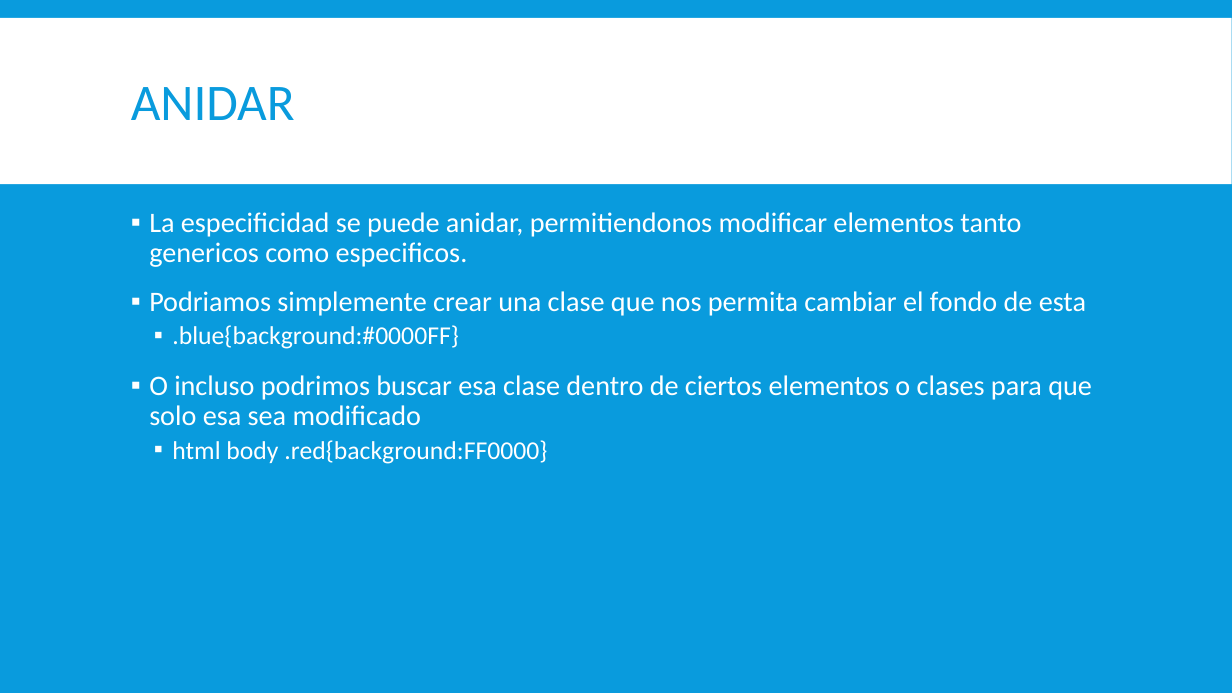
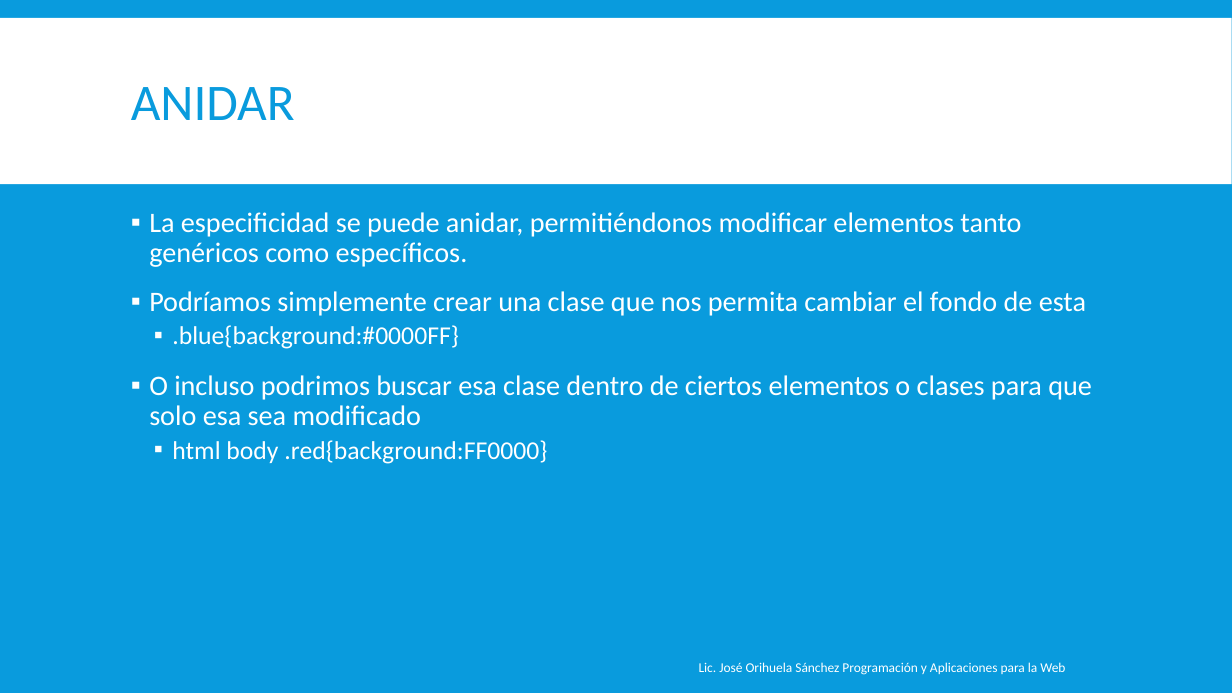
Before and after one commit to magoclown/PAPW, a slide deck: slide 20 of Presentaciones/Primer Parcial/DISEÑO WEB.pptx. Drawn at 1232x693 pixels with LibreOffice and Linux fonts; fonts in the diff are those of the drawing. Boxes give left, top, right and bottom in pixels: in the first picture for what was removed or moved away, otherwise in the second. Text is boxed around its words. In the diff, an @@ line names an element or a change of style, - is before the commit and + after.

Commit message:
Correccion de typos

```diff
--- a/Presentaciones/Primer Parcial/DISEÑO WEB.pptx
+++ b/Presentaciones/Primer Parcial/DISEÑO WEB.pptx
@@ text at [149, 212, 1086, 316]: text changed @@
-▪ La especificidad se puede anidar, permitiendonos modificar elementos tanto genericos como especificos.
-▪ Podriamos simplemente crear una clase que nos permita cambiar el fondo de esta
+▪ La especificidad se puede anidar, permitiéndonos modificar elementos tanto genéricos como específicos.
+▪ Podríamos simplemente crear una clase que nos permita cambiar el fondo de esta
@@ text added at [699, 662, 1065, 675], 10.5 pt, text #FFFFFF @@
+Lic. José Orihuela Sánchez Programación y Aplicaciones para la Web
```
Also in this commit, not shown: 25 other slides changed.
